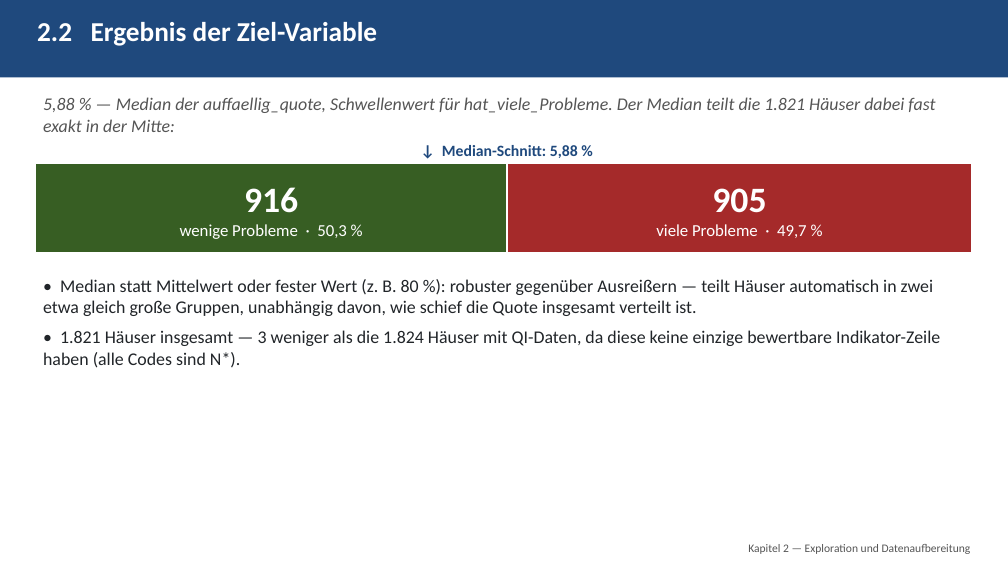
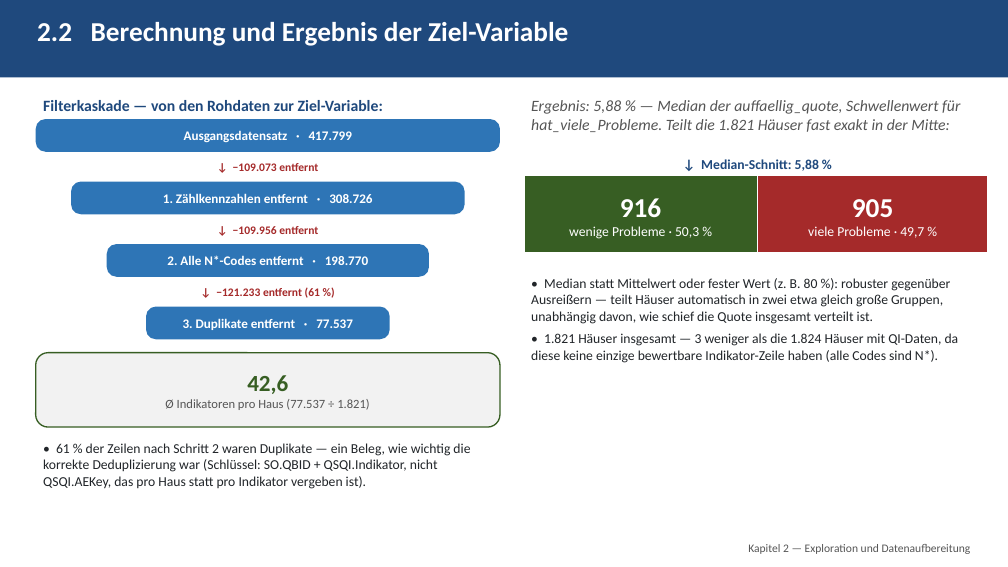
Before and after one commit to eufunk/Qualitaets_Muster_Finder, a slide deck: slide 8 of Doku/PPT/Projektbegleitende_Praesentation.pptx (slide 10 before the commit). Drawn at 1008x567 pixels with LibreOffice and Linux fonts; fonts in the diff are those of the drawing. Boxes give left, top, right and bottom in pixels: in the first picture for what was removed or moved away, otherwise in the second. Text is boxed around its words. In the diff, an @@ line names an element or a change of style, - is before the commit and + after.

```diff
--- a/Doku/PPT/Projektbegleitende_Praesentation.pptx
+++ b/Doku/PPT/Projektbegleitende_Praesentation.pptx
@@ text at [37, 22, 568, 46]: text changed @@
-2.2 Ergebnis der Ziel-Variable
+2.2 Berechnung und Ergebnis der Ziel-Variable
@@ rounded rectangle added at [36, 119, 500, 151], fill #2E75B6, 12.5 pt, text #FFFFFF, bold @@
+Ausgangsdatensatz · 417.799
@@ text added at [43, 100, 383, 111], 15 pt, text #1F497D, bold @@
+Filterkaskade — von den Rohdaten zur Ziel-Variable:
@@ text at [531, 100, 960, 132]: text changed; size 17 to 15 pt @@
-5,88 % — Median der auffaellig_quote, Schwellenwert für hat_viele_Probleme. Der Median teilt die 1.821 Häuser dabei fast exakt in der Mitte:
+Ergebnis: 5,88 % — Median der auffaellig_quote, Schwellenwert für hat_viele_Probleme. Teilt die 1.821 Häuser fast exakt in der Mitte:
@@ text added at [233, 163, 318, 171], 11 pt, text #A52A2A, bold @@
+↓ −109.073 entfernt
@@ rectangle "916": place and size @@
-rectangle "916" at [36, 164, 507, 253]
+rectangle "916" at [524, 175, 758, 253]
@@ rectangle "916" at [524, 175, 758, 253]: size 34 to 26 pt in "916"; size 16 to 13 pt in "wenige Probleme · 50,3 %" @@
@@ text "↓ Median-Schnitt: 5,88 %": place and size @@
-text "↓ Median-Schnitt: 5,88 %" at [442, 145, 578, 158]
+text "↓ Median-Schnitt: 5,88 %" at [701, 159, 819, 171]
@@ text "↓ Median-Schnitt: 5,88 %" at [701, 159, 819, 171]: size 15 to 13 pt @@
@@ rectangle "905": place and size @@
-rectangle "905" at [507, 164, 972, 253]
+rectangle "905" at [758, 175, 988, 253]
@@ rectangle "905" at [758, 175, 988, 253]: size 34 to 26 pt in "905"; size 16 to 13 pt in "viele Probleme · 49,7 %" @@
@@ rounded rectangle added at [71, 181, 465, 214], fill #2E75B6, 12.5 pt, text #FFFFFF, bold @@
+1. Zählkennzahlen entfernt · 308.726
@@ text added at [233, 226, 318, 234], 11 pt, text #A52A2A, bold @@
+↓ −109.956 entfernt
@@ rounded rectangle added at [107, 244, 429, 277], fill #2E75B6, 12.5 pt, text #FFFFFF, bold @@
+2. Alle N*-Codes entfernt · 198.770
@@ text added at [216, 287, 320, 298], 11 pt, text #A52A2A, bold @@
+↓ −121.233 entfernt (61 %)
@@ text "• Median statt Mittelwert oder ...": place and size @@
-text "• Median statt Mittelwert oder ..." at [43, 279, 940, 368]
+text "• Median statt Mittelwert oder ..." at [531, 278, 959, 363]
@@ text "• Median statt Mittelwert oder ..." at [531, 278, 959, 363]: size 17 to 13 pt; less space between paragraphs @@
@@ rounded rectangle added at [146, 307, 389, 340], fill #2E75B6, 12.5 pt, text #FFFFFF, bold @@
+3. Duplikate entfernt · 77.537
@@ rounded rectangle added at [36, 353, 500, 427], fill #F2F2F2, outline #375E23 1.25 pt, 12 pt, text #555555 @@
+42,6
+Ø Indikatoren pro Haus (77.537 ÷ 1.821)
@@ text added at [43, 443, 470, 489], 13 pt, text #212529 @@
+• 61 % der Zeilen nach Schritt 2 waren Duplikate — ein Beleg, wie wichtig die korrekte Deduplizierung war (Schlüssel: SO.QBID + QSQI.Indikator, nicht QSQI.AEKey, das pro Haus statt pro Indikator vergeben ist).
```
Also in this commit, not shown: 25 other slides changed, 8 slides removed, 28 other files.
